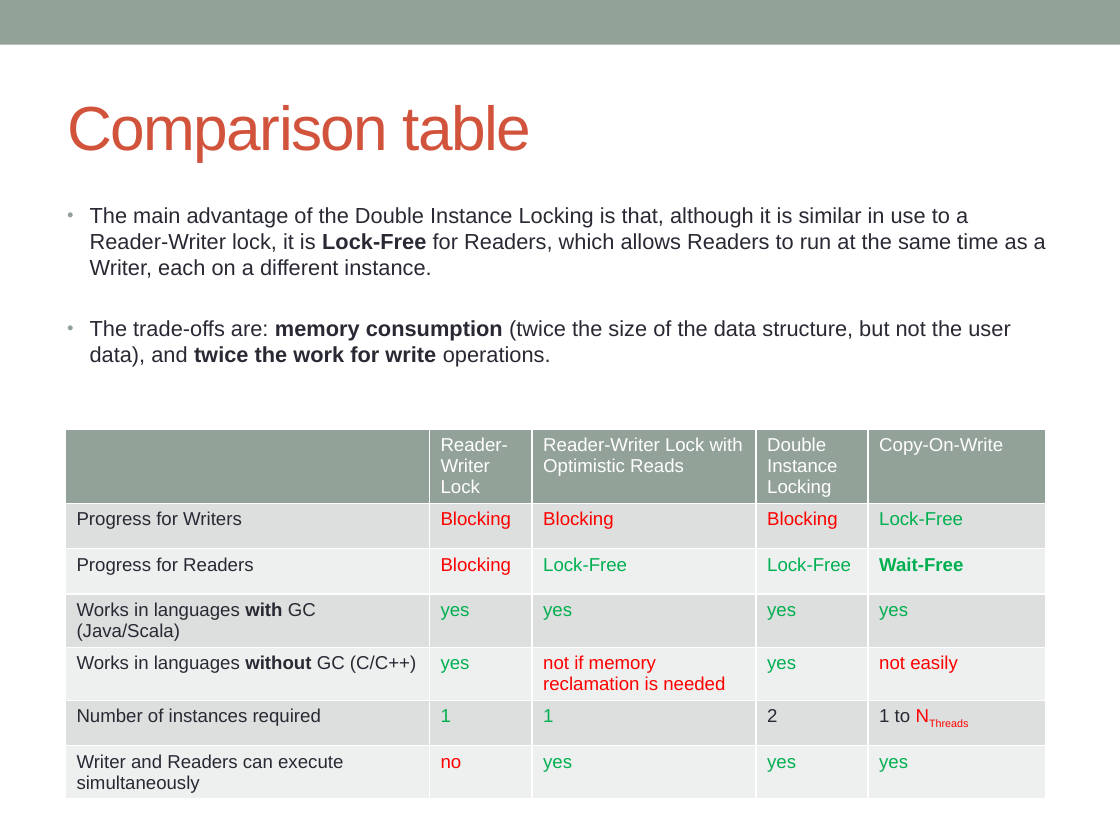
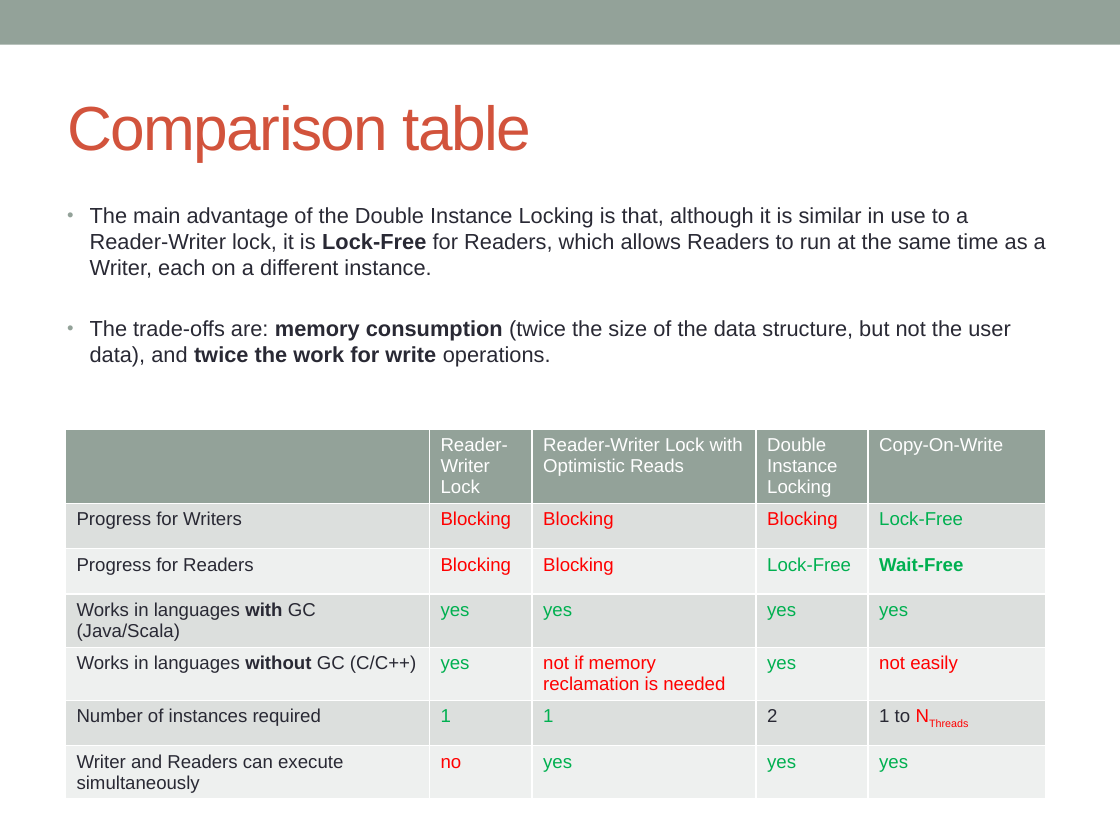
Before and after one commit to pramalhe/ConcurrencyFreaks, a slide deck: slide 16 of Presentations/DoubleInstanceLocking.pptx. Drawn at 1120x840 pixels with LibreOffice and Linux fonts; fonts in the diff are those of the drawing. Boxes give left, top, right and bottom in pixels: in the first picture for what was removed or moved away, otherwise in the second. Text is boxed around its words. In the diff, an @@ line names an element or a change of style, - is before the commit and + after.

Commit message:
Small fix to comparison table in dil presentation

```diff
--- a/Presentations/DoubleInstanceLocking.pptx
+++ b/Presentations/DoubleInstanceLocking.pptx
@@ table at bbox=[65, 429, 1045, 812] @@
-row 3, column 3: Lock-Free
+row 3, column 3: Blocking
```
